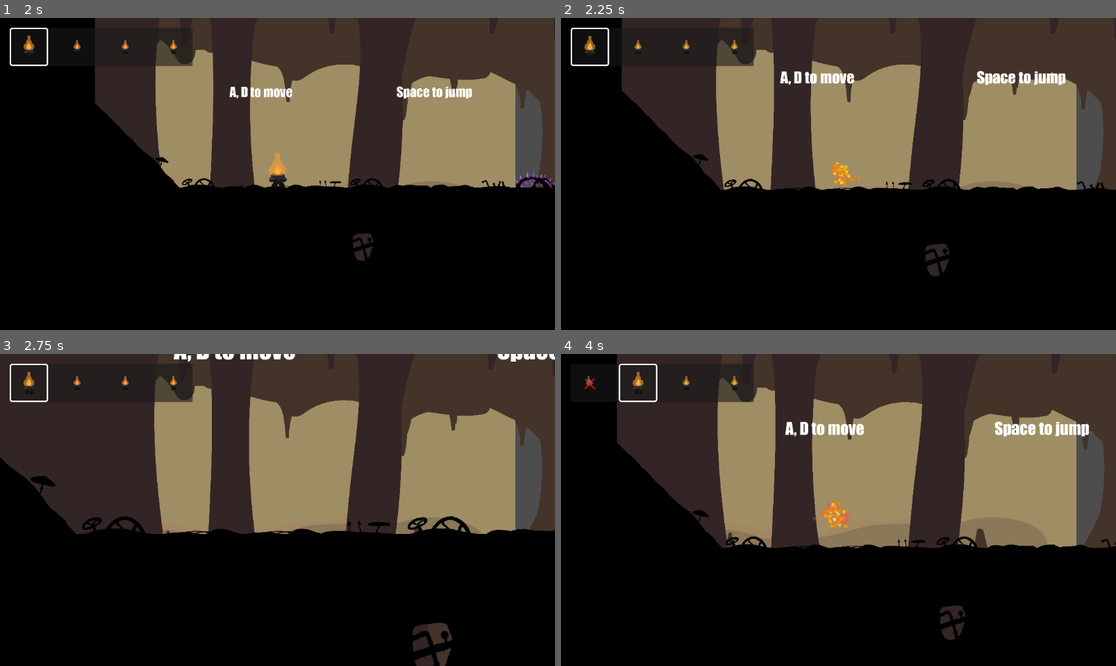
Above: before the commit, frames 1-4 (two rows, left to right).
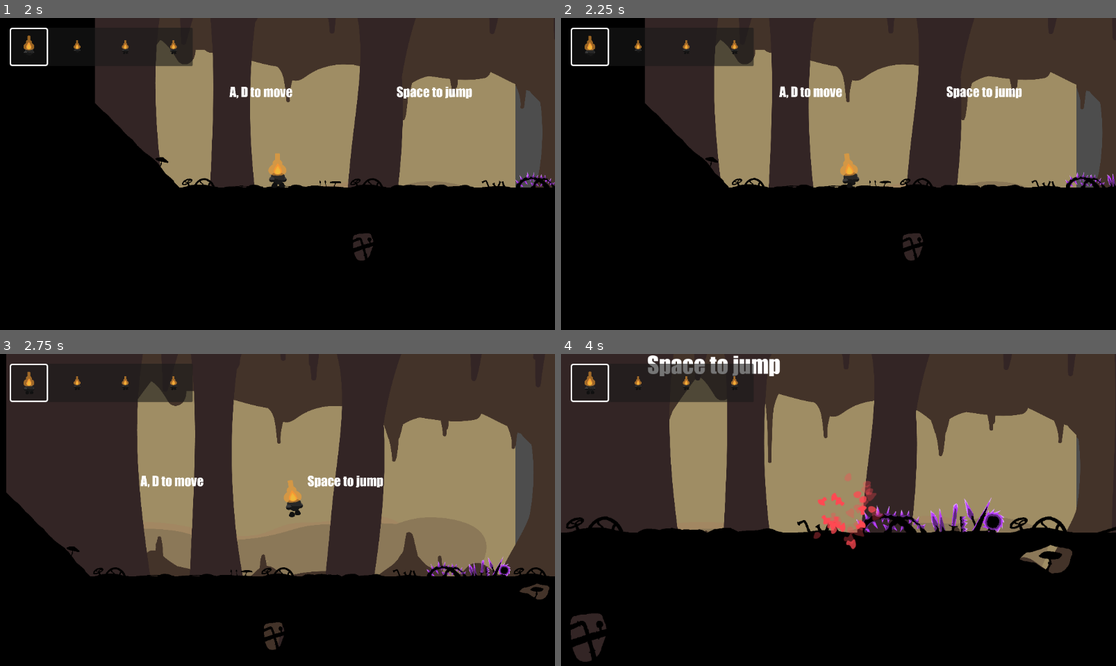
Above: after the commit, the same moments.

Repository: StarikTenger/PlatformerGame2025
Game: Godot game, scene res://scenes/UI/LevelManager.tscn
The game is run twice, just before and just after one commit, with the same random seed, the same clock (stepped at 60 frames per second) and the same inputs. Sound files missing from this copy of the repository are replaced by a short silence.
Inputs (mouse positions are in pixels of both pictures, inside the frame that each line leads up to):
- Up to frame 1 (2 s): click (266, 133) at 0.52 s; click (188, 301) at 1.25 s
- Up to frame 2 (2.25 s): move the mouse to (960, 158) at 2.02 s; hold D (move_right) from 2.03 s (still down); tap Ctrl (ctrl, bound only before the commit) at 2.1 s
- Up to frame 3 (2.75 s): keep holding D (move_right); tap Space (jump) at 2.27 s
- Up to frame 4 (4 s): move the mouse to (727, 525) at 2.77 s; tap Ctrl (ctrl, bound only before the commit) at 2.85, 3.8 s; tap Space (jump) at 3.02 s; move the mouse to (894, 441) at 3.52 s; release D (move_right) at 3.53 s; hold A (move_left) from 3.53 s (still down); hold Z (level_overview) from 3.53 s (still down)

Frame 1 is identical in both runs. In frame 2, 5.1% of the frame differs, in the area x 10-100%, y 0-83%; in frame 3, 24%; in frame 4, 34%, in the area x 0-100%, y 0-99%.

Commit message:
suicide button

Diff:
--- a/project.godot
+++ b/project.godot
@@ -54,9 +54,9 @@
 "events": [Object(InputEventKey,"resource_local_to_scene":false,"resource_name":"","device":-1,"window_id":0,"alt_press …(192 unchanged characters)…
 ]
 }
-ctrl={
+suicide={
 "deadzone": 0.2,
-"events": [Object(InputEventKey,"resource_local_to_scene":false,"resource_name":"","device":-1,"window_id":0,"alt_pressed":false,"shift_pressed":false,"ctrl_pressed":false,"meta_pressed":false,"pressed":false,"keycode":0,"physical_keycode":4194326,"key_label":0,"unicode":0,"location":0,"echo":false,"script":null)
+"events": [Object(InputEventKey,"resource_local_to_scene":false,"resource_name":"","device":-1,"window_id":0,"alt_pressed":false,"shift_pressed":true,"ctrl_pressed":false,"meta_pressed":false,"pressed":false,"keycode":0,"physical_keycode":80,"key_label":0,"unicode":80,"location":0,"echo":false,"script":null)
 ]
 }
 switch_char={
--- a/scripts/Players/player.gd
+++ b/scripts/Players/player.gd
@@ -162,7 +162,7 @@
 		if not _emitted_move:
 			_emitted_move = true
 			emit_signal("moved_once")
-	if Input.is_action_just_pressed("ctrl"):
+	if Input.is_action_just_pressed("suicide"):
 		die()
 		return
 
